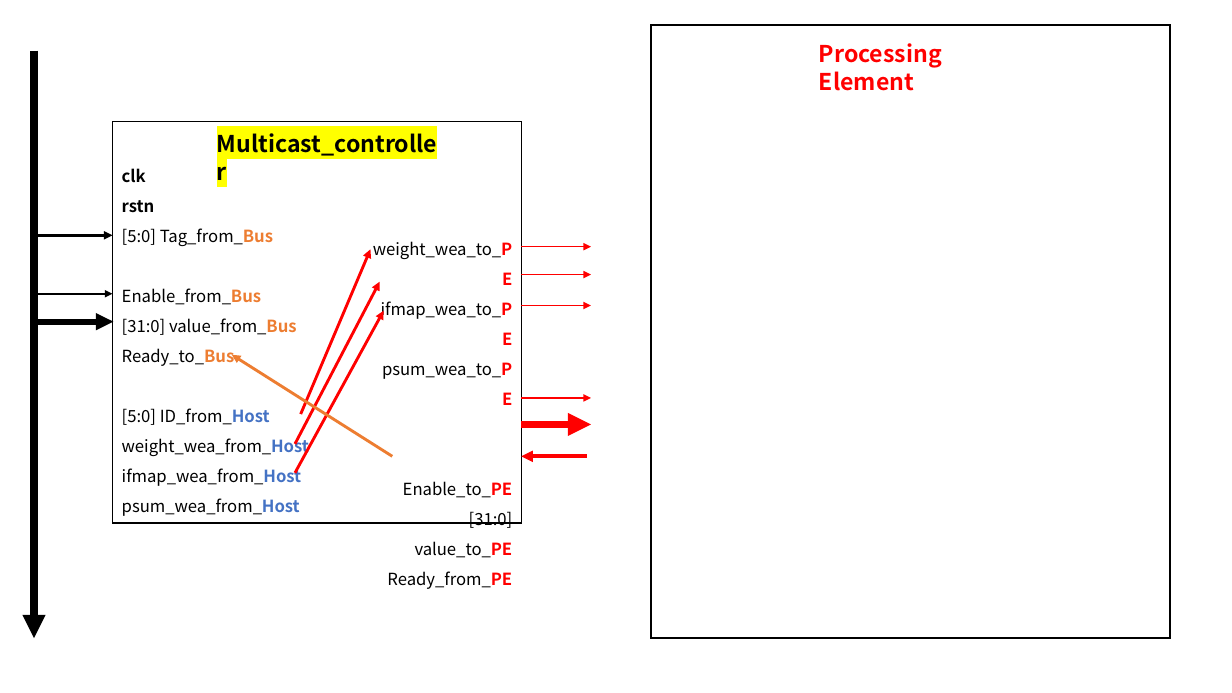
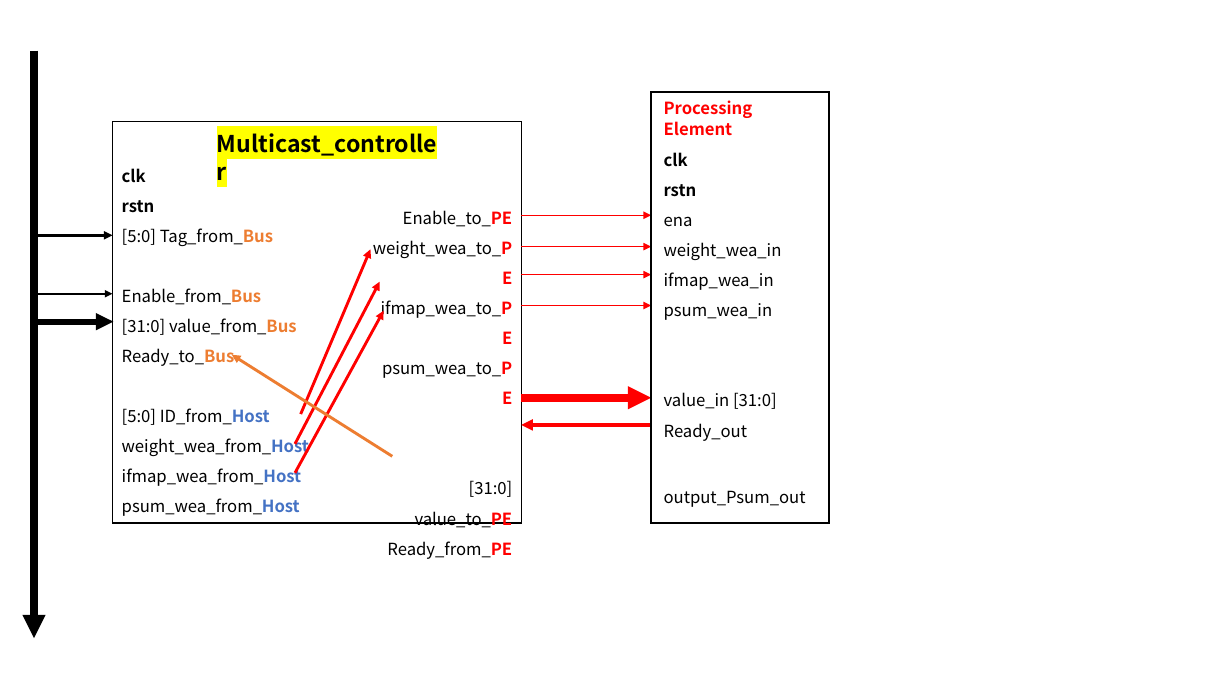
Before and after one commit to dldldlfma/ETRI-SW-SoC-base, a slide deck: slide 59 of eyeriss.pptx. Drawn at 1232x693 pixels with LibreOffice and Linux fonts; fonts in the diff are those of the drawing. Boxes give left, top, right and bottom in pixels: in the first picture for what was removed or moved away, otherwise in the second. Text is boxed around its words. In the diff, an @@ line names an element or a change of style, - is before the commit and + after.

```diff
--- a/eyeriss.pptx
+++ b/eyeriss.pptx
@@ rectangle: place and size @@
-rectangle at (652, 25, 1170, 638)
+rectangle at (652, 91, 830, 523)
@@ text "Processing Element": place and size @@
-text "Processing Element" at (819, 43, 942, 91)
+text "Processing Element" at (664, 100, 753, 136)
@@ text "Processing Element" at (664, 100, 753, 136): size 18 to 13 pt @@
@@ text added at (664, 152, 806, 507), 13 pt, text #000000 @@
+clk
+rstn
+ena
+weight_wea_in
+ifmap_wea_in
+psum_wea_in
+value_in [31:0]
+Ready_out
+output_Psum_out
@@ text "Enable_to_PE": place and size @@
-text "Enable_to_PE" at (373, 241, 513, 589)
+text "Enable_to_PE" at (373, 210, 513, 559)
@@ text at (403, 210, 513, 227): paragraph added @@
+Enable_to_PE
@@ arrow added from (521, 215) to (652, 215), #FF0000 1 pt @@
@@ arrow moved from (521, 247) - (592, 247) to (521, 247) - (652, 247) @@
@@ arrow moved from (521, 274) - (592, 274) to (521, 274) - (652, 274) @@
@@ arrow moved from (521, 306) - (592, 306) to (521, 306) - (652, 306) @@
@@ arrow moved from (521, 424) - (592, 424) to (521, 397) - (652, 397) @@
@@ arrow removed from (521, 398) to (592, 398) @@
@@ arrow moved from (587, 457) - (521, 457) to (652, 425) - (521, 425) @@
@@ text at (403, 481, 513, 498): paragraph removed @@
-Enable_to_PE
```
Also in this commit, not shown: 6 slides added, 2 other files.
